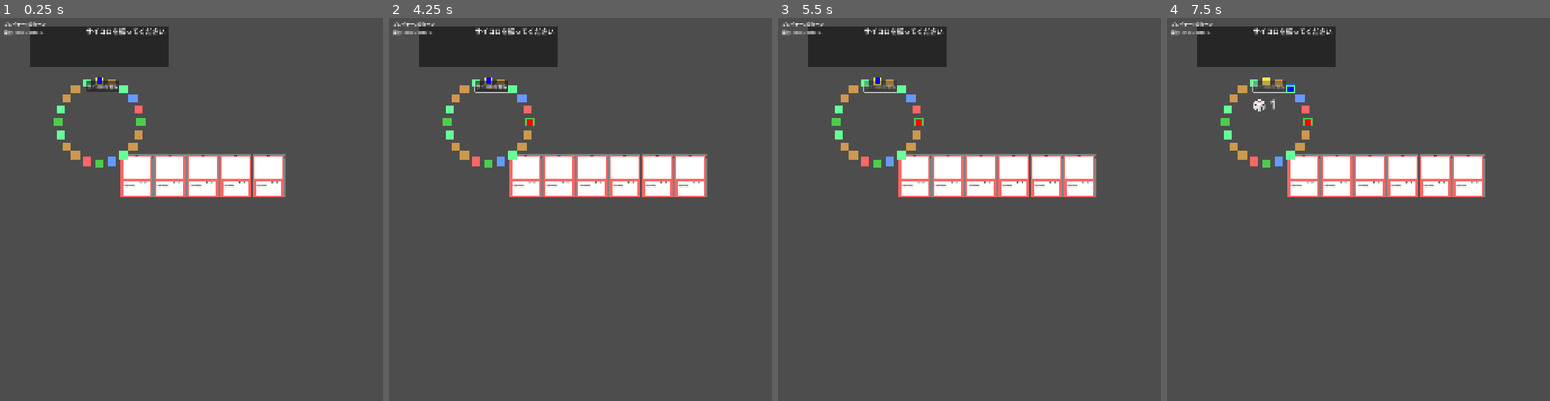
Above: before the commit, frames 1-4 (left to right).
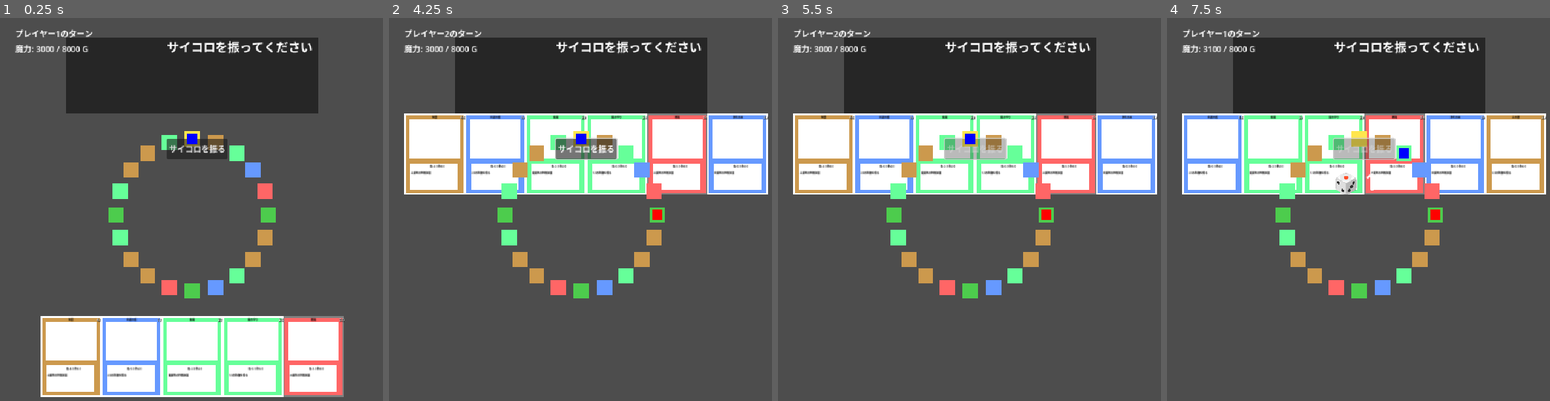
Above: after the commit, the same moments.

Repository: hiro0909yoshi/cardbattlegame
Game: Godot game, scene res://scenes/game.tscn
Same seed, same stepped clock (60 frames per second), same inputs: the game is played once before the commit and once after it.
Inputs (mouse positions are in pixels of both pictures, inside the frame that each line leads up to):
- Up to frame 1 (0.25 s): no input
- Up to frame 2 (4.25 s): click "サイコロを振る" at 0.5 s; tap Enter at 1.25, 3.5 s; move the mouse to (756, 205) at 1.27 s; click (756, 205) at 1.42 s; drag from (534, 247) to (614, 309) at 2.02 s; tap Space at 2.75 s; move the mouse to (691, 132) at 2.77 s; click (691, 132) at 2.92 s; drag from (614, 309) to (484, 159) at 3.52 s
- Up to frame 3 (5.5 s): click "サイコロを振る" at 4.25 s; tap Space at 5 s; move the mouse to (outside the picture) at 5.02 s; click (outside the picture) at 5.17 s
- Up to frame 4 (7.5 s): drag from (1262, 159) to (1339, 117) at 5.77 s; tap Enter at 6.5 s; move the mouse to (1442, 224) at 6.52 s; click (1442, 224) at 6.67 s; click "サイコロを振る" at 7.25 s

The runs differ from the first frame. In frame 1, 38% of the frame differs, in the area x 1-90%, y 1-99%; in frame 2, 33%; in frame 3, 33%; in frame 4, 33%.

Commit message:
画面微調整

Diff:
--- a/project.godot
+++ b/project.godot
@@ -20,4 +20,4 @@
 window/size/viewport_width=2400
 window/size/viewport_height=1960
 window/stretch/mode="canvas_items"
-window/stretch/scale=1.26
+window/stretch/scale=2.32
--- a/scenes/Card.tscn
+++ b/scenes/Card.tscn
@@ -4,75 +4,68 @@
 
 [sub_resource type="CanvasTexture" id="CanvasTexture_yiag5"]
 
-[node name="Node2D" type="Node2D"]
-
-[node name="Card" type="ColorRect" parent="."]
+[node name="Card" type="ColorRect"]
 clip_contents = true
-offset_left = 425.0
-offset_top = 315.0
-offset_right = 545.0
-offset_bottom = 475.0
-color = Color(0.926027, 0.444983, 0.825094, 1)
+offset_left = 445.0
+offset_top = 500.0
+offset_right = 565.0
+offset_bottom = 660.0
 script = ExtResource("1_yiag5")
 
-[node name="RarityBorder" type="Panel" parent="Card"]
+[node name="RarityBorder" type="Panel" parent="."]
 layout_mode = 0
 offset_right = 120.0
 offset_bottom = 160.0
 
-[node name="NameLabel" type="Label" parent="Card"]
+[node name="NameLabel" type="Label" parent="."]
 layout_mode = 0
 offset_left = 4.0
-offset_top = 2.0
+offset_top = 3.0
 offset_right = 116.0
-offset_bottom = 12.0
+offset_bottom = 11.0
 theme_override_colors/font_color = Color(0, 0, 0, 1)
 theme_override_font_sizes/font_size = 5
-text = "燃焼"
 horizontal_alignment = 1
 vertical_alignment = 1
 
-[node name="CardImage" type="TextureRect" parent="Card"]
+[node name="CardImage" type="TextureRect" parent="."]
 layout_mode = 0
 offset_left = 10.0
-offset_top = 11.0
+offset_top = 12.0
 offset_right = 110.0
-offset_bottom = 88.0
+offset_bottom = 89.0
 texture = SubResource("CanvasTexture_yiag5")
 
-[node name="CostLabel" type="Label" parent="Card"]
+[node name="CostLabel" type="Label" parent="."]
 layout_mode = 0
-offset_left = 112.0
+offset_left = 111.0
 offset_top = 2.0
-offset_right = 118.0
-offset_bottom = 16.0
+offset_right = 119.0
+offset_bottom = 13.0
 theme_override_colors/font_color = Color(0, 0, 0, 1)
-theme_override_font_sizes/font_size = 10
-text = "3"
+theme_override_font_sizes/font_size = 7
 
-[node name="DescBG" type="ColorRect" parent="Card"]
+[node name="DescBG" type="ColorRect" parent="."]
+layout_mode = 0
+offset_left = 12.0
+offset_top = 98.0
+offset_right = 106.0
+offset_bottom = 151.0
+
+[node name="StatsLabel" type="Label" parent="."]
+layout_mode = 0
+offset_left = 51.0
+offset_top = 100.0
+offset_right = 105.0
+offset_bottom = 108.0
+theme_override_colors/font_color = Color(0, 0, 0, 1)
+theme_override_font_sizes/font_size = 5
+
+[node name="DescriptionLabel" type="Label" parent="."]
 layout_mode = 0
 offset_left = 13.0
-offset_top = 99.0
-offset_right = 107.0
-offset_bottom = 152.0
-
-[node name="StatsLabel" type="Label" parent="Card"]
-layout_mode = 0
-offset_left = 72.0
-offset_top = 100.0
+offset_top = 113.0
 offset_right = 105.0
-offset_bottom = 111.0
+offset_bottom = 151.0
 theme_override_colors/font_color = Color(0, 0, 0, 1)
 theme_override_font_sizes/font_size = 5
-text = "攻:3　   防:0"
-
-[node name="DescriptionLabel" type="Label" parent="Card"]
-layout_mode = 0
-offset_left = 14.0
-offset_top = 111.0
-offset_right = 106.0
-offset_bottom = 149.0
-theme_override_colors/font_color = Color(0, 0, 0, 1)
-theme_override_font_sizes/font_size = 5
-text = "火属性の敵に効果"
--- a/scenes/card.gd
+++ b/scenes/card.gd
@@ -9,7 +9,7 @@
 	# マウスイベントを接続
 	mouse_entered.connect(_on_mouse_entered)
 	mouse_exited.connect(_on_mouse_exited)
-	load_card_data(3)
+	# load_card_data(3) ← この行を削除（外部から呼ばれるまで待つ）
 
 func _on_mouse_entered():
 	mouse_over = true
@@ -44,14 +44,27 @@
 			update_label()
 			set_element_color()
 			set_rarity_border()
+			print("カードデータ読み込み完了: ", card.name, " (ID:", card_id, ")")
 			break
 
 func set_element_color():
+	print("DEBUG: set_element_color開始 - 属性:", card_data.get("element", "なし"))
+
 	match card_data.element:
-		"火": color = Color(1.0, 0.4, 0.4)
-		"水": color = Color(0.4, 0.6, 1.0)
-		"風": color = Color(0.4, 1.0, 0.6)
-		"土": color = Color(0.8, 0.6, 0.3)
+		"火":
+			color = Color(1.0, 0.4, 0.4)
+			print("DEBUG: 火属性の色を設定")
+		"水":
+			color = Color(0.4, 0.6, 1.0)
+			print("DEBUG: 水属性の色を設定")
+		"風":
+			color = Color(0.4, 1.0, 0.6)
+			print("DEBUG: 風属性の色を設定")
+		"土":
+			color = Color(0.8, 0.6, 0.3)
+			print("DEBUG: 土属性の色を設定")
+		_:
+			print("ERROR: 不明な属性 - ", card_data.get("element", "なし"))
 
 func set_rarity_border():
 	var border = get_node_or_null("RarityBorder")
--- a/scripts/card_system.gd
+++ b/scripts/card_system.gd
@@ -109,16 +109,26 @@
 
 # カードノードを作成
 func create_card_node(card_data: Dictionary, parent: Node, index: int) -> Node:
+	print("DEBUG: create_card_node開始 - カード:", card_data.get("name", "不明"), " ID:", card_data.get("id", "なし"))
+
 	var card = card_scene.instantiate()
+	print("DEBUG: カードインスタンス作成成功")
+
 	parent.add_child(card)
-
-	# カードを横に並べる
-	card.position = Vector2(50 + index * 120, 200)
+	print("DEBUG: 親ノードに追加成功")
+
+	# カードをマップの下に横に並べる（Y座標を下に移動）
+	card.position = Vector2(100 + index * 120, 600)  # 600に変更（マップの下）
 
 	# カードデータを読み込み
 	if card.has_method("load_card_data"):
+		print("DEBUG: load_card_dataメソッド発見 - ID:", card_data.id, "で呼び出し")
 		card.load_card_data(card_data.id)
-
+		print("DEBUG: load_card_data呼び出し完了")
+	else:
+		print("ERROR: load_card_dataメソッドが見つかりません")
+
+	print("DEBUG: create_card_node完了")
 	return card
 
 # カードデータを読み込み（JSONから）
